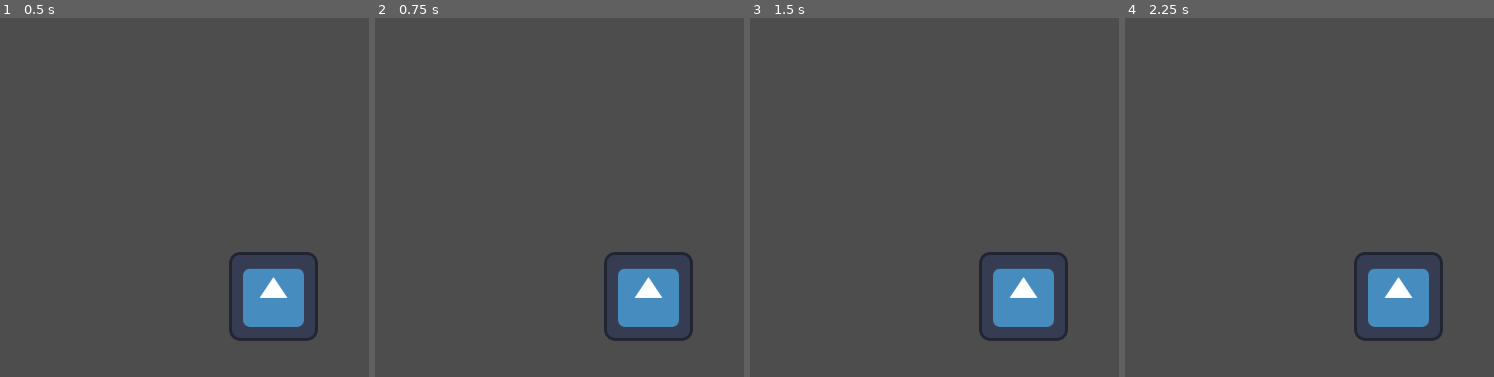
Above: before the commit, frames 1-4 (left to right).
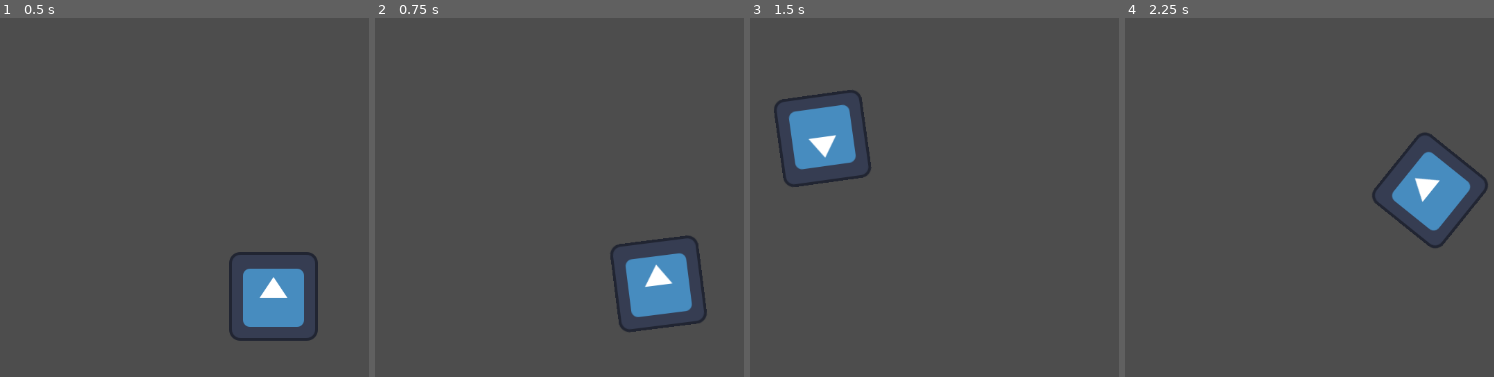
Above: after the commit, the same moments.

Repository: lenhol72-svg/Lendog
Game: Godot game, scene res://player.tscn
The game is run twice, just before and just after one commit, with the same random seed, the same clock (stepped at 60 frames per second) and the same inputs. After the commit the project has no main scene; this scene is started directly in both runs. The engine's default icon, where the game draws it, is replaced by a stand-in: a white triangle on a blue panel in a dark square.
Inputs (mouse positions are in pixels of both pictures, inside the frame that each line leads up to):
- Up to frame 1 (0.5 s): no input
- Up to frame 2 (0.75 s): tap Enter at 0.5 s; move the mouse to (729, 186) at 0.52 s; hold D (move_right, bound only after the commit) from 0.53 s (still down); hold Space (dash, bound only after the commit) from 0.53 s (still down)
- Up to frame 3 (1.5 s): click (1104, 186) at 0.8 s; move the mouse to (768, 233) at 1.27 s; release D (move_right, bound only after the commit) at 1.28 s; release Space (dash, bound only after the commit) at 1.28 s; hold S (move_down, bound only after the commit) from 1.28 s (still down); click (768, 233) at 1.35 s
- Up to frame 4 (2.25 s): tap Space (dash, bound only after the commit) at 1.55 s; tap Enter at 2 s; move the mouse to (1383, 111) at 2.02 s; release S (move_down, bound only after the commit) at 2.03 s; hold D (move_right, bound only after the commit) from 2.03 s (still down); hold Space (dash, bound only after the commit) from 2.03 s (still down)

Frame 1 is identical in both runs. In frame 2, 3.6% of the frame differs, in the area x 62-90%, y 60-90%; in frame 3, 7.0%; in frame 4, 7.0%, in the area x 62-99%, y 32-90%.

Commit message:
v3
movement

Diff:
--- a/lendogswgame-1/main.tscn
+++ b/lendogswgame-1/main.tscn
@@ -1,6 +1,3 @@
 [gd_scene format=3 uid="uid://brng53vq1vxnl"]
 
-[ext_resource type="Script" uid="uid://b7mlrqu8jpluh" path="res://main.gd" id="1_ig7tw"]
-
-[node name="Main" type="Node2D" unique_id=1775829032]
-script = ExtResource("1_ig7tw")
+[node name="Node2D" type="Node2D" unique_id=609734606]
--- a/lendogswgame-1/player.gd
+++ b/lendogswgame-1/player.gd
@@ -1,44 +1,118 @@
 extends CharacterBody2D
 
-@export var speed = 250
-@export var dash_speed = 700
-@export var dash_time = 0.15
+# --- Stats ---
+@export var speed: float = 200.0
+@export var dash_speed: float = 600.0
+@export var dash_duration: float = 0.15
+@export var dash_cooldown: float = 0.8
+@export var max_health: int = 100
+@export var bullet_scene: PackedScene
 
-var can_dash = true
-var is_dashing = false
+# --- State ---
+var health: int = max_health
+var is_dashing: bool = false
+var dash_direction: Vector2 = Vector2.ZERO
+var can_dash: bool = true
 
-func _physics_process(delta):
+# --- Node refs ---
+@onready var sprite: Sprite2D = $Sprite2D
+@onready var marker: Marker2D = $Marker2D       # bullet spawn point
+@onready var camera: Camera2D = $Camera2D
+@onready var dash_timer: Timer = $dash_timer
 
-	var direction = Vector2.ZERO
+# Separate cooldown timer (add a Timer node named "dash_cooldown_timer" to Player)
+@onready var dash_cooldown_timer: Timer = $dash_cooldown_timer
 
-	direction.x = Input.get_action_strength("right") - Input.get_action_strength("left")
-	direction.y = Input.get_action_strength("down") - Input.get_action_strength("up")
+func _ready() -> void:
+	dash_timer.wait_time = dash_duration
+	dash_timer.one_shot = true
+	dash_timer.timeout.connect(_on_dash_timer_timeout)
 
-	direction = direction.normalized()
+	dash_cooldown_timer.wait_time = dash_cooldown
+	dash_cooldown_timer.one_shot = true
+	dash_cooldown_timer.timeout.connect(_on_dash_cooldown_timeout)
 
-	if not is_dashing:
-		velocity = direction * speed
+func _physics_process(delta: float) -> void:
+	_rotate_toward_mouse()
 
-	if Input.is_action_just_pressed("dash") and can_dash:
-		start_dash(direction)
+	if is_dashing:
+		velocity = dash_direction * dash_speed
+	else:
+		var input_dir := _get_input_direction()
+		velocity = input_dir * speed
 
 	move_and_slide()
 
-func start_dash(direction):
+func _input(event: InputEvent) -> void:
+	# Shoot
+	if event.is_action_pressed("shoot"):
+		_shoot()
 
-	if direction == Vector2.ZERO:
+	# Dash
+	if event.is_action_pressed("dash") and can_dash and not is_dashing:
+		_start_dash()
+
+# --- Movement ---
+
+func _get_input_direction() -> Vector2:
+	return Vector2(
+		Input.get_axis("move_left", "move_right"),
+		Input.get_axis("move_up", "move_down")
+	).normalized()
+
+func _rotate_toward_mouse() -> void:
+	var mouse_pos := get_global_mouse_position()
+	rotation = (mouse_pos - global_position).angle()
+
+# --- Dash ---
+
+func _start_dash() -> void:
+	var dir := _get_input_direction()
+	if dir == Vector2.ZERO:
+		# Dash in the direction the player is facing if no input
+		dir = Vector2.RIGHT.rotated(rotation)
+	dash_direction = dir
+	is_dashing = true
+	can_dash = false
+	dash_timer.start()
+
+	# Visual feedback
+	sprite.modulate = Color(0.5, 0.8, 1.0, 0.7)
+
+func _on_dash_timer_timeout() -> void:
+	is_dashing = false
+	sprite.modulate = Color.WHITE
+	dash_cooldown_timer.start()
+
+func _on_dash_cooldown_timeout() -> void:
+	can_dash = true
+
+# --- Shooting ---
+
+func _shoot() -> void:
+	if bullet_scene == null:
+		push_warning("Player: bullet_scene is not set!")
 		return
+	var bullet = bullet_scene.instantiate()
+	# Spawn at the Marker2D so it comes from the gun tip
+	bullet.global_position = marker.global_position
+	bullet.global_rotation = marker.global_rotation
+	get_tree().current_scene.add_child(bullet)
 
-	can_dash = false
-	is_dashing = true
+# --- Health ---
 
-	velocity = direction * dash_speed
+func take_damage(amount: int) -> void:
+	health -= amount
+	health = clamp(health, 0, max_health)
 
-	await get_tree().create_timer(dash_time).timeout
+	# Flash red on hit
+	sprite.modulate = Color(1.0, 0.2, 0.2)
+	await get_tree().create_timer(0.1).timeout
+	sprite.modulate = Color.WHITE
 
-	is_dashing = false
+	if health <= 0:
+		_die()
 
-	$dash_timer.start()
-
-func _on_dash_timer_timeout():
-	can_dash = true
+func _die() -> void:
+	# Replace with your game-over logic
+	queue_free()
--- a/lendogswgame-1/player.tscn
+++ b/lendogswgame-1/player.tscn
@@ -22,3 +22,5 @@
 [node name="Camera2D" type="Camera2D" parent="." unique_id=1525185240]
 
 [node name="dash_timer" type="Timer" parent="." unique_id=1929162881]
+
+[node name="dash_cooldown_timer" type="Timer" parent="." unique_id=244752022]
--- a/lendogswgame-1/project.godot
+++ b/lendogswgame-1/project.godot
@@ -11,9 +11,41 @@
 [application]
 
 config/name="Lendogswgame1"
-run/main_scene="res://main.tscn"
 config/features=PackedStringArray("4.6", "Forward Plus")
 config/icon="res://icon.svg"
+
+[input]
+
+move_left={
+"deadzone": 0.2,
+"events": [Object(InputEventKey,"resource_local_to_scene":false,"resource_name":"","device":-1,"window_id":0,"alt_pressed":false,"shift_pressed":false,"ctrl_pressed":false,"meta_pressed":false,"pressed":false,"keycode":0,"physical_keycode":65,"key_label":0,"unicode":97,"location":0,"echo":false,"script":null)
+]
+}
+move_right={
+"deadzone": 0.2,
+"events": [Object(InputEventKey,"resource_local_to_scene":false,"resource_name":"","device":-1,"window_id":0,"alt_pressed":false,"shift_pressed":false,"ctrl_pressed":false,"meta_pressed":false,"pressed":false,"keycode":0,"physical_keycode":68,"key_label":0,"unicode":100,"location":0,"echo":false,"script":null)
+]
+}
+move_up={
+"deadzone": 0.2,
+"events": [Object(InputEventKey,"resource_local_to_scene":false,"resource_name":"","device":-1,"window_id":0,"alt_pressed":false,"shift_pressed":false,"ctrl_pressed":false,"meta_pressed":false,"pressed":false,"keycode":0,"physical_keycode":87,"key_label":0,"unicode":119,"location":0,"echo":false,"script":null)
+]
+}
+move_down={
+"deadzone": 0.2,
+"events": [Object(InputEventKey,"resource_local_to_scene":false,"resource_name":"","device":-1,"window_id":0,"alt_pressed":false,"shift_pressed":false,"ctrl_pressed":false,"meta_pressed":false,"pressed":false,"keycode":0,"physical_keycode":83,"key_label":0,"unicode":115,"location":0,"echo":false,"script":null)
+]
+}
+shoot={
+"deadzone": 0.2,
+"events": [Object(InputEventMouseButton,"resource_local_to_scene":false,"resource_name":"","device":-1,"window_id":0,"alt_pressed":false,"shift_pressed":false,"ctrl_pressed":false,"meta_pressed":false,"button_mask":1,"position":Vector2(266, 15),"global_position":Vector2(275, 63),"factor":1.0,"button_index":1,"canceled":false,"pressed":true,"double_click":false,"script":null)
+]
+}
+dash={
+"deadzone": 0.2,
+"events": [Object(InputEventKey,"resource_local_to_scene":false,"resource_name":"","device":-1,"window_id":0,"alt_pressed":false,"shift_pressed":false,"ctrl_pressed":false,"meta_pressed":false,"pressed":false,"keycode":0,"physical_keycode":32,"key_label":0,"unicode":32,"location":0,"echo":false,"script":null)
+]
+}
 
 [physics]
 
